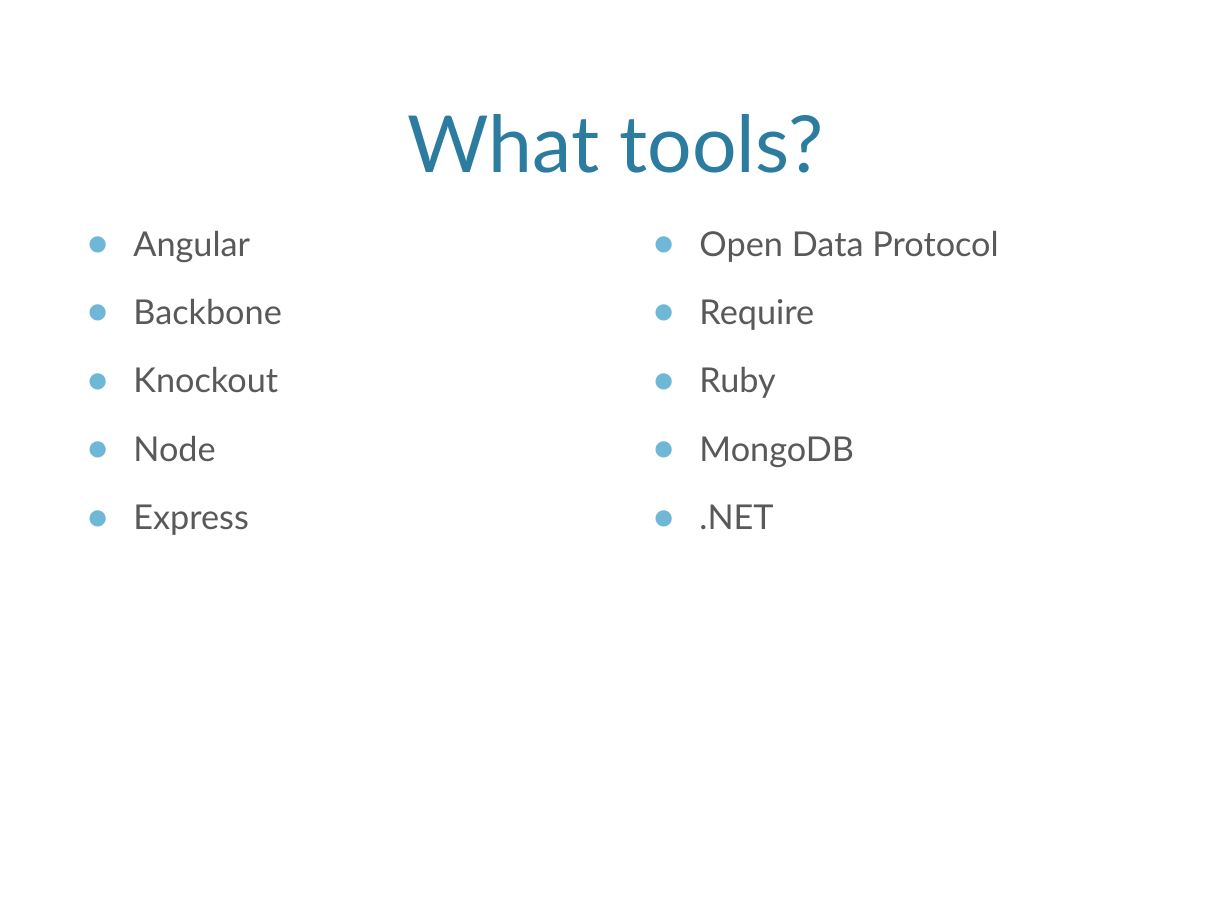
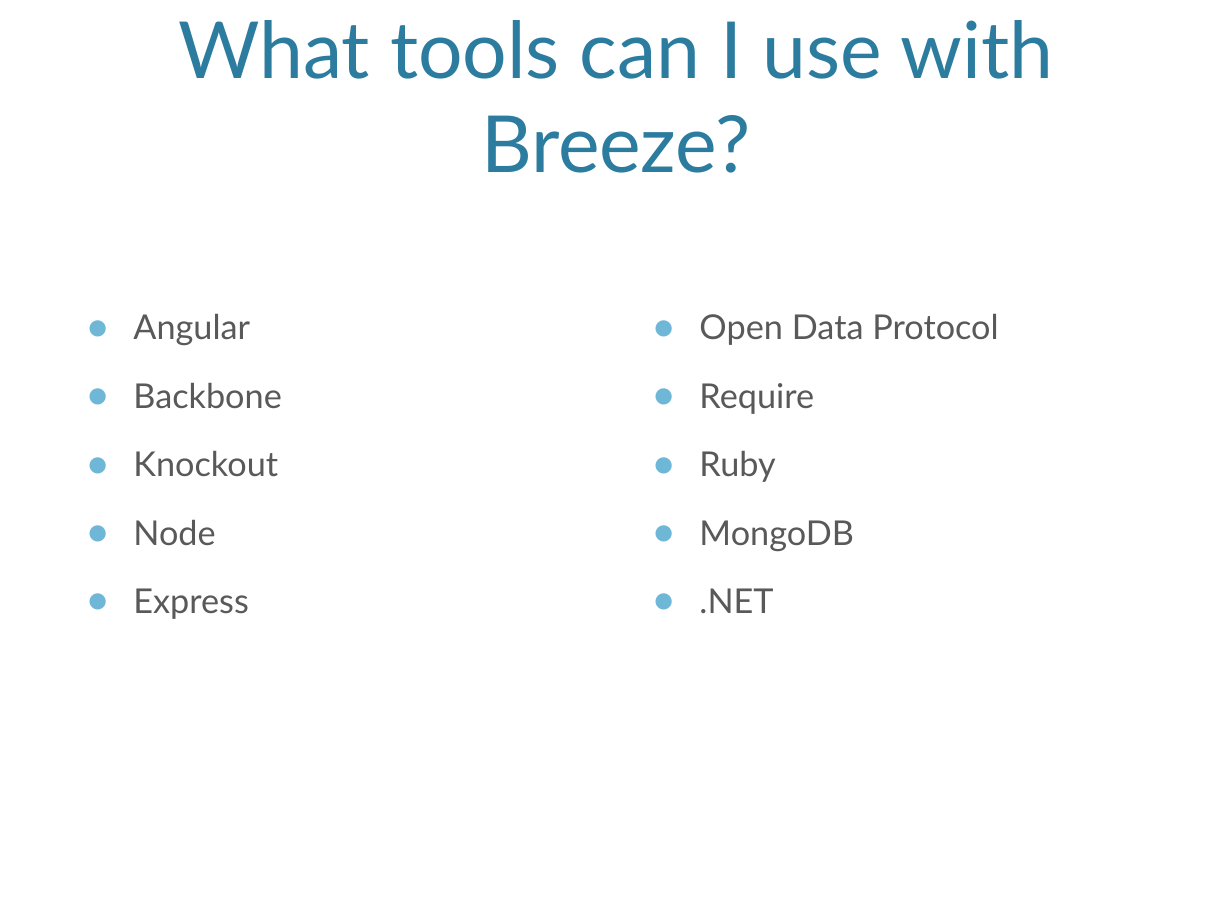
Before and after one commit to dportzline83/breeze-mongo-demo, a slide deck: slide 9 of Slides.pptx (slide 3 before the commit). Drawn at 1232x924 pixels with LibreOffice and Linux fonts; fonts in the diff are those of the drawing; background and template pictures are left out. Boxes give left, top, right and bottom in pixels: in the first picture for what was removed or moved away, otherwise in the second. Text is boxed around its words. In the diff, an @@ line names an element or a change of style, - is before the commit and + after.

```diff
--- a/Slides.pptx
+++ b/Slides.pptx
@@ title at [178, 20, 1054, 173]: text changed @@
-What tools?
+What tools can I use with Breeze?
@@ text "Angular": place and size @@
-text "Angular" at [133, 231, 281, 535]
+text "Angular" at [133, 314, 281, 619]
@@ text "Open Data Protocol": place and size @@
-text "Open Data Protocol" at [699, 231, 998, 529]
+text "Open Data Protocol" at [699, 314, 998, 613]
```
Also in this commit, not shown: 1 other slide changed, 3 slides added, 3 other files.
